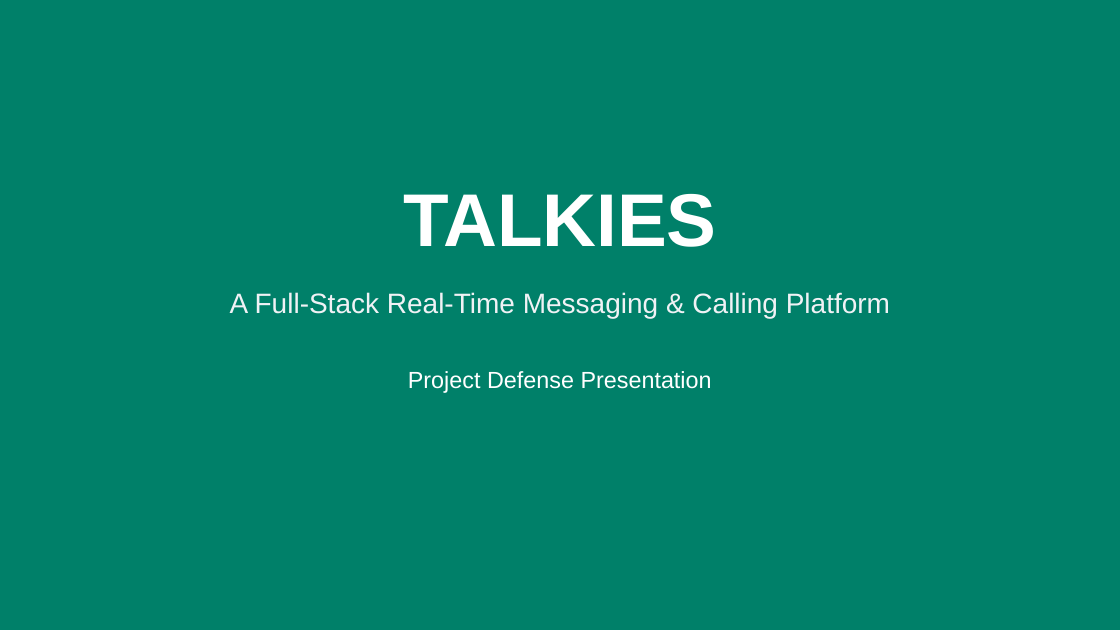
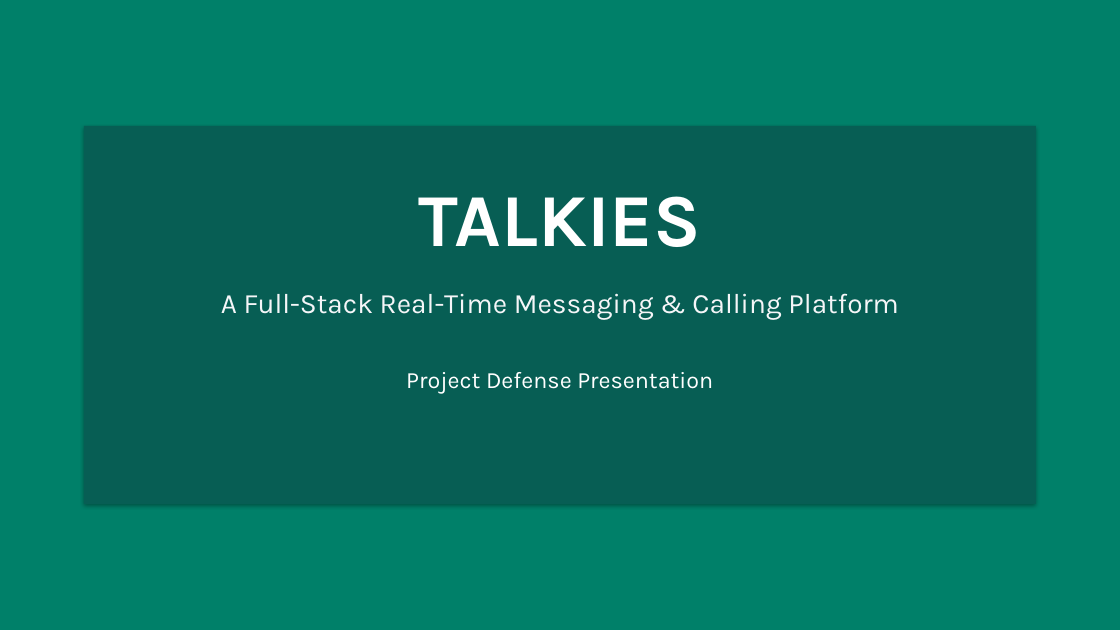
Before and after one commit to Stephen789201/whatsapp-clone, a slide deck: slide 1 of Talkies_Project_Presentation.pptx. Drawn at 1120x630 pixels with LibreOffice and Linux fonts; fonts in the diff are those of the drawing. Boxes give left, top, right and bottom in pixels: in the first picture for what was removed or moved away, otherwise in the second. Text is boxed around its words. In the diff, an @@ line names an element or a change of style, - is before the commit and + after.

```diff
--- a/Talkies_Project_Presentation.pptx
+++ b/Talkies_Project_Presentation.pptx
@@ rectangle added at (84,126,1036,504), fill #075E54 @@
@@ text "TALKIES": place and size @@
-text "TALKIES" at (230,194,890,393)
+text "TALKIES" at (221,196,898,394)
@@ text "TALKIES" at (221,196,898,394): font Arial to Karla; text colour #F0F2F5 to #F5F6F8 in "A Full-Stack Real-Time Messaging & Calling Platform" @@
```
Also in this commit, not shown: 9 other slides changed, 3 other files.
